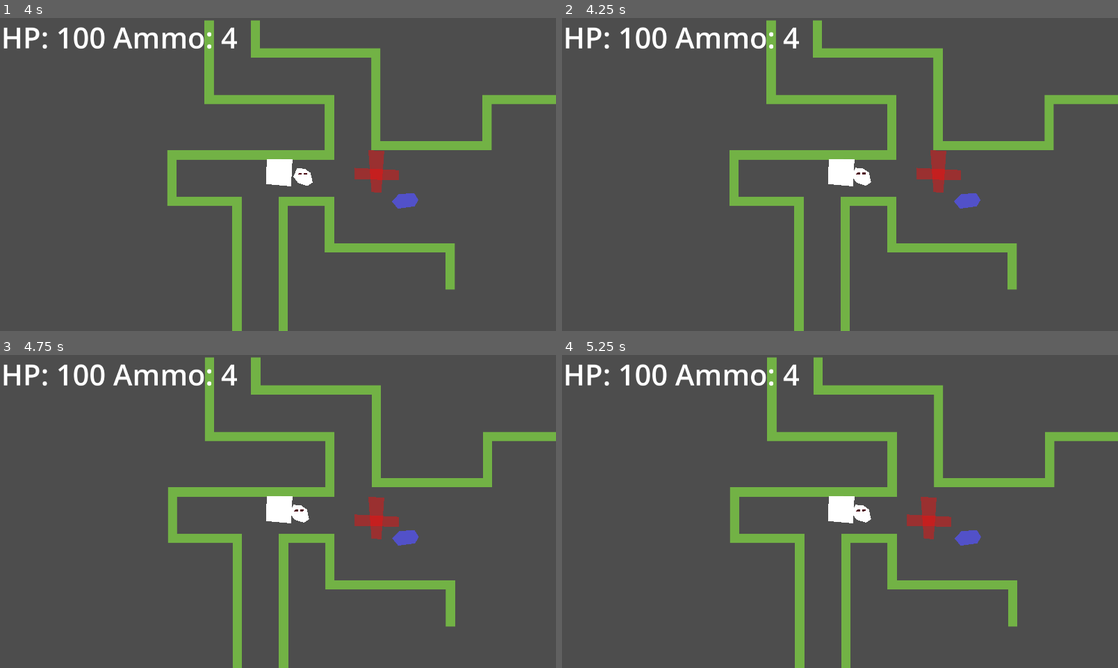
Above: before the commit, frames 1-4 (two rows, left to right).
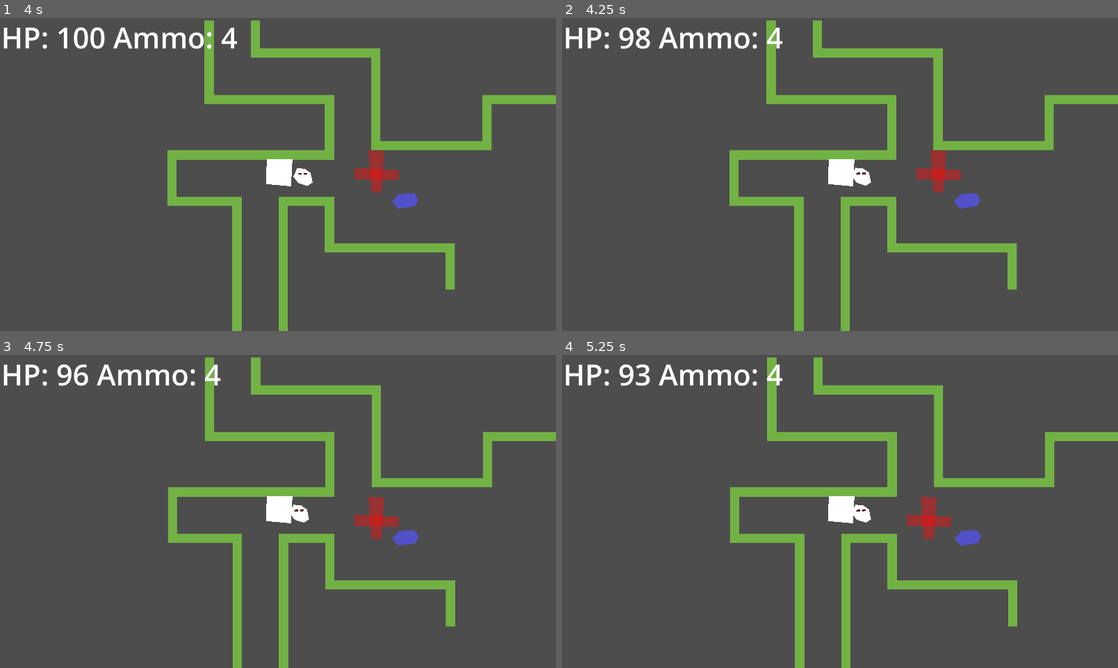
Above: after the commit, the same moments.

Repository: NamespaceV/symbiont-1
Game: Godot game, scene res://main.tscn
The game is run twice, just before and just after one commit, with the same random seed, the same clock (stepped at 60 frames per second) and the same inputs.
Inputs:
- Up to frame 1 (4 s): tap one key every 0.75 s from 0.6 s: S (p1_d) A (p1_l) D (p1_r) W (p1_u) O (p2_a)
- Up to frame 2 (4.25 s): no input
- Up to frame 3 (4.75 s): tap K (p2_d) at 4.35 s
- Up to frame 4 (5.25 s): tap J (p2_l) at 5.1 s

Frame 1 is identical in both runs. In frame 2, 1.0% of the frame differs, in the area x 10-43%, y 2-10%; in frame 3, 1.0%; in frame 4, 1.0%.

Commit message:
enemy deals damage

Diff:
--- a/enemy/enemy.gd
+++ b/enemy/enemy.gd
@@ -14,5 +14,10 @@
 	velocity = (goal - global_position).normalized() * speed
 	move_and_slide()
 
+	var distSq = (global_position - G.p1.position).length_squared()
+	#print("d",sqrt(distSq))
+	if distSq < 90*90:
+		G.deal_damage(5 * delta)
+
 func kill() -> void:
 	queue_free()
--- a/g.gd
+++ b/g.gd
@@ -5,4 +5,7 @@
 var p2 : P2
 
 var ammo = 5
-var hp = 100
+var hp = 100.0
+
+func deal_damage(damage:float):
+	hp -= damage
